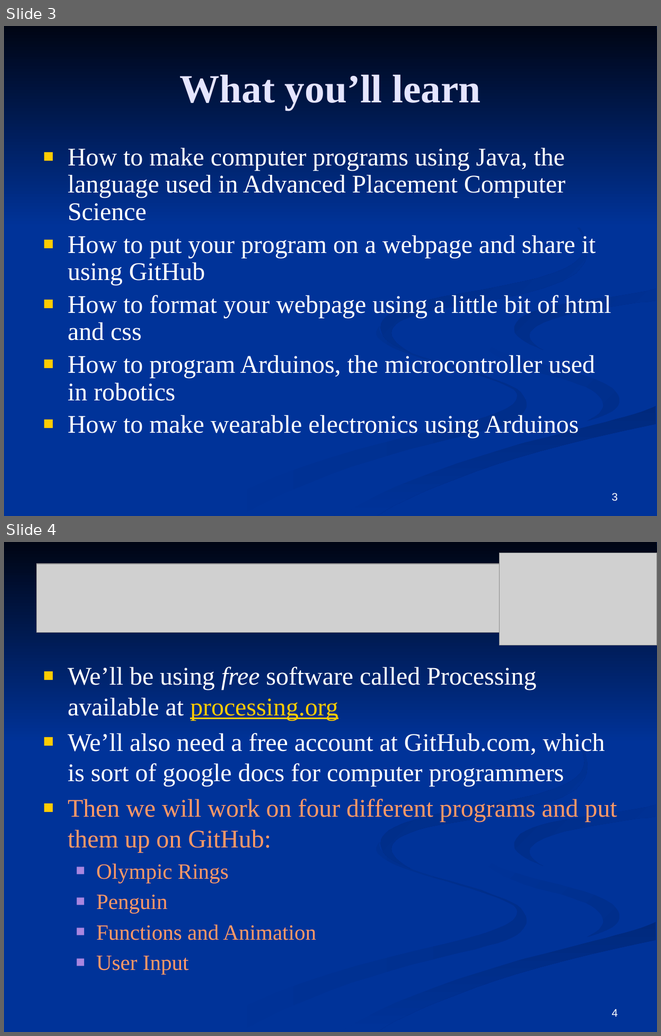
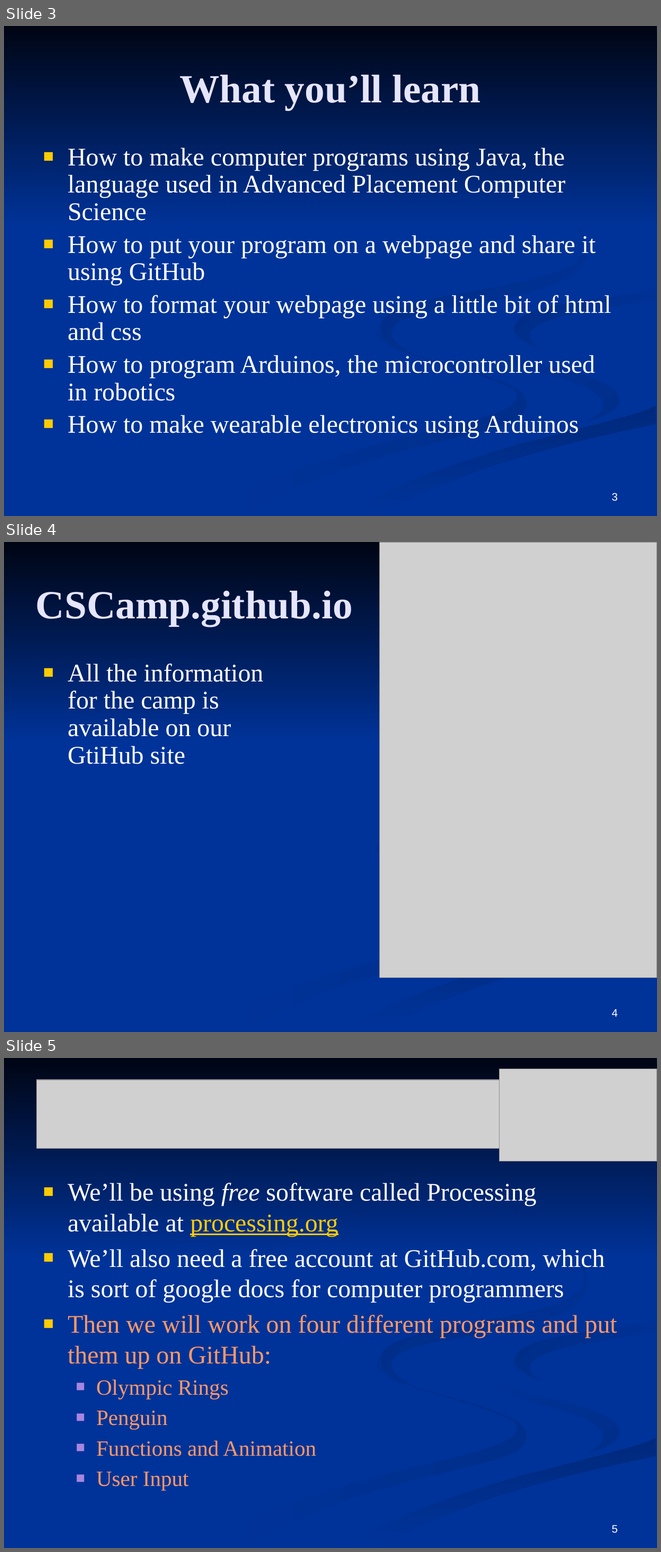
Before and after one commit to CSCamp/CSCamp.github.io, a slide deck: CSCamp.pptx. Shown one above the other, each under a label of ours: slides 3 and 4 before the commit, slides 3, 4 and 5 after it. The pictures are 661x1036 and 661x1552 pixels, drawn with LibreOffice and Linux fonts; fonts in the diff are those of the drawing; grey boxes stand for pictures. Boxes give left, top, right and bottom in pixels: in the first picture for what was removed or moved away, otherwise in the second. Text is boxed around its words. In the diff, an @@ line names an element or a change of style, - is before the commit and + after.

```diff
--- a/CSCamp.pptx
+++ b/CSCamp.pptx
@@ slide 4 added at [4, 542, 657, 1032], background #003399; not listed: 4 template elements that a slide beside it also shows @@
@@ picture added at [379, 542, 657, 978] @@
@@ title added at [36, 590, 353, 626], 44 pt, text #E5E5FF, bold @@
+CSCamp.github.io
@@ text added at [68, 663, 264, 764], 28 pt, text #FFFFFF @@
+■ All the information for the camp is available on our GtiHub site
@@ page number added at [612, 1009, 618, 1016], 12 pt, text #FFFFFF @@
+4
@@ what was slide 4 is now slide 5 @@
@@ page number at [612, 1525, 618, 1533]: text changed @@
-4
+5
```
Also in this commit, not shown: 1 slide changed, 10 other slides added, 1 slide removed, 5 other files.
